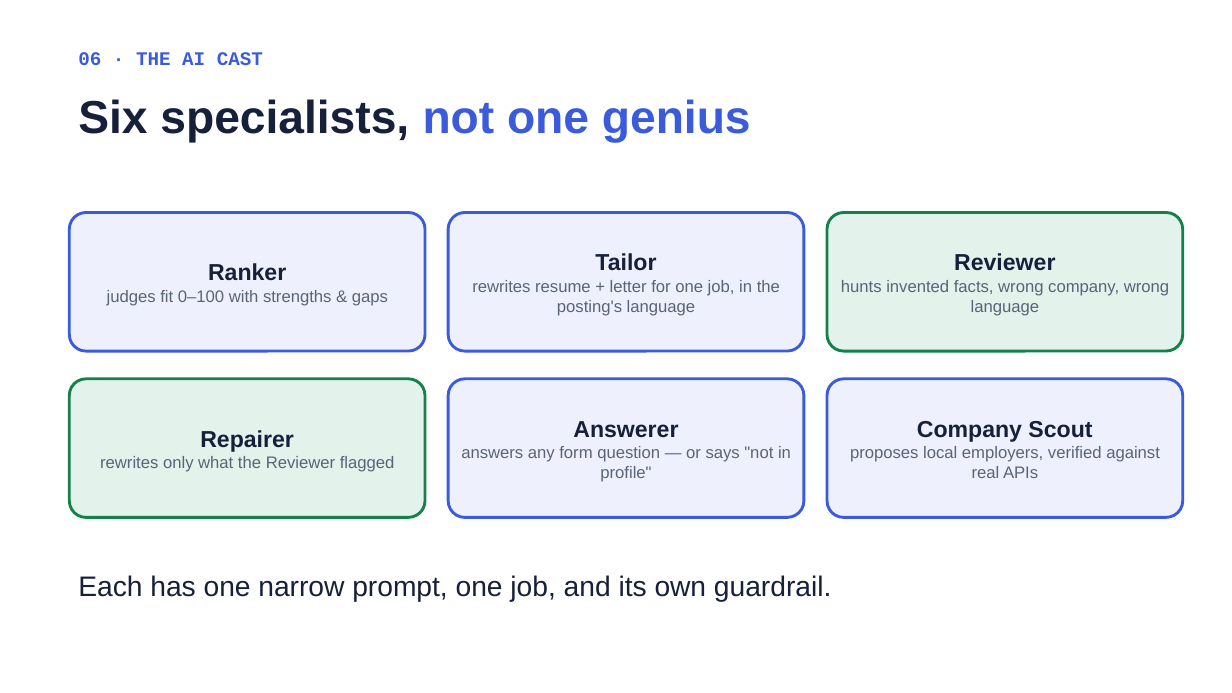
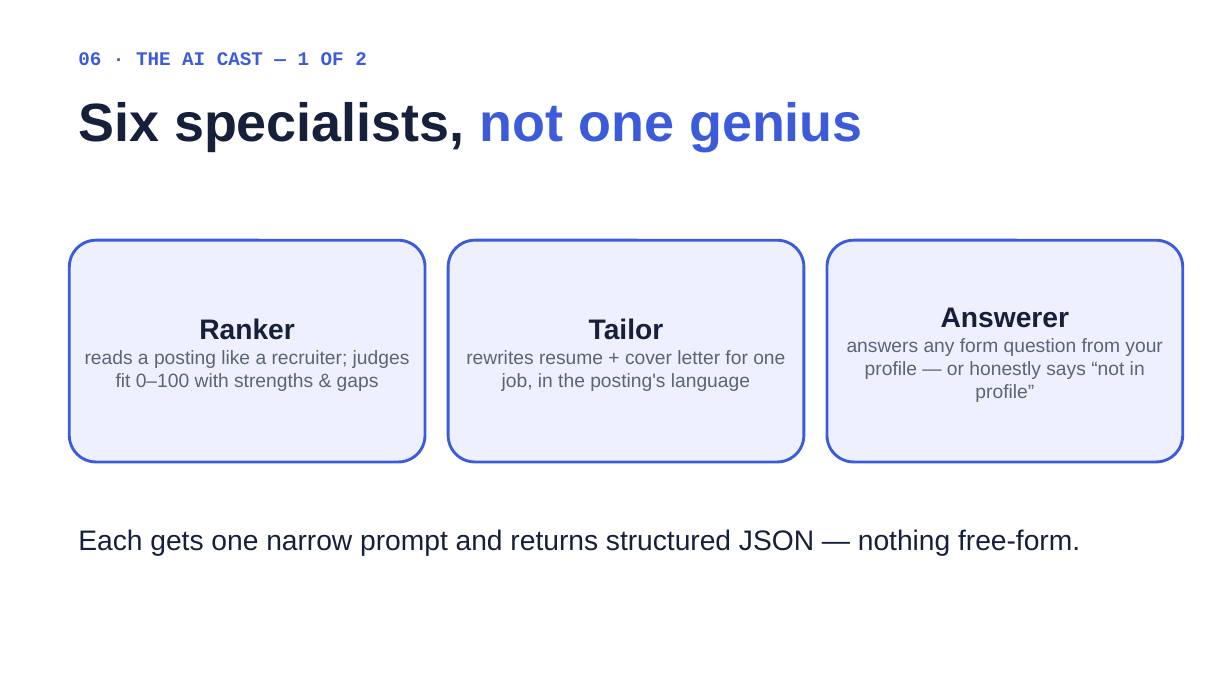
Before and after one commit to DavidZeff1/agent, a slide deck: slide 15 of presentation/Job Agent Presentation.pptx (slide 11 before the commit). Drawn at 1232x693 pixels with LibreOffice and Linux fonts; fonts in the diff are those of the drawing. Boxes give left, top, right and bottom in pixels: in the first picture for what was removed or moved away, otherwise in the second. Text is boxed around its words. In the diff, an @@ line names an element or a change of style, - is before the commit and + after.

```diff
--- a/presentation/Job Agent Presentation.pptx
+++ b/presentation/Job Agent Presentation.pptx
@@ text at bbox=[78, 52, 367, 65]: text changed @@
-06 · THE AI CAST
+06 · THE AI CAST — 1 OF 2
@@ text "Six specialists, not one genius" at bbox=[78, 102, 863, 151]: size 36 to 42 pt @@
@@ rounded rectangle removed at bbox=[827, 213, 1183, 351] @@
-Reviewer
-hunts invented facts, wrong company, wrong language
@@ rounded rectangle "Ranker": place and size @@
-rounded rectangle "Ranker" at bbox=[69, 213, 425, 351]
+rounded rectangle "Ranker" at bbox=[69, 240, 425, 462]
@@ rounded rectangle "Tailor": place and size @@
-rounded rectangle "Tailor" at bbox=[448, 213, 804, 351]
+rounded rectangle "Tailor" at bbox=[448, 240, 804, 462]
@@ rounded rectangle "Answerer": place and size @@
-rounded rectangle "Answerer" at bbox=[448, 379, 804, 518]
+rounded rectangle "Answerer" at bbox=[827, 240, 1183, 462]
@@ text in rounded rectangle at bbox=[199, 318, 295, 340]: size 18 to 22 pt in "Ranker" @@
@@ text in rounded rectangle at bbox=[589, 318, 664, 340]: size 18 to 22 pt in "Tailor" @@
@@ text in rounded rectangle at bbox=[941, 307, 1069, 328]: size 18 to 22 pt in "Answerer" @@
@@ text in rounded rectangle at bbox=[85, 350, 410, 391]: text changed; size 13 to 15 pt @@
-judges fit 0–100 with strengths & gaps
+reads a posting like a recruiter; judges fit 0–100 with strengths & gaps
@@ text in rounded rectangle at bbox=[466, 350, 785, 391]: text changed; size 13 to 15 pt @@
-rewrites resume + letter for one job, in the posting's language
+rewrites resume + cover letter for one job, in the posting's language
@@ text in rounded rectangle at bbox=[847, 338, 1162, 402]: text changed; size 13 to 15 pt @@
-answers any form question — or says "not in profile"
+answers any form question from your profile — or honestly says “not in profile”
@@ rounded rectangle removed at bbox=[69, 379, 425, 518] @@
-Repairer
-rewrites only what the Reviewer flagged
@@ rounded rectangle removed at bbox=[827, 379, 1183, 518] @@
-Company Scout
-proposes local employers, verified against real APIs
@@ text at bbox=[78, 529, 1080, 556]: text changed @@
-Each has one narrow prompt, one job, and its own guardrail.
+Each gets one narrow prompt and returns structured JSON — nothing free-form.
```
Also in this commit, not shown: 5 other slides changed, 9 slides added, 1 slide removed, 2 other files.
